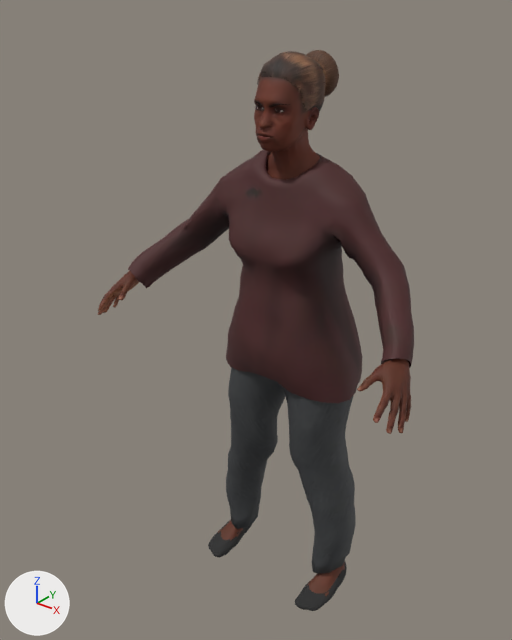
A saved change to the glTF model public/models/people/mh/n-grace.glb.
Camera for both pictures: a 50 mm lens placed at (1.042, -1.497, 1.713), pointed at (-0.056, -0.125, 0.862). The axes (+X, +Y, +Z) are drawn at lower left. The lights are the same throughout. The first picture is the older version. Vertices at exactly the same position are counted once.

Names of what the first picture shows: 'Human.janexx_old_female_sweater', 'Human.rehmanpolanski_hair_bun_brown', 'Human.toigo_ballet_flats', 'Human.toigo_wool_pants', 'n-grace_body'.
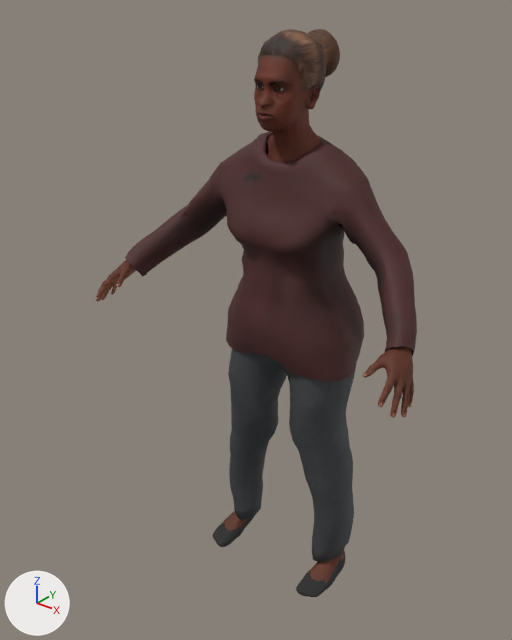
The change, as a diff of the scene's bpy script:
```diff
--- a/public/models/people/mh/n-grace.glb.py
+++ b/public/models/people/mh/n-grace.glb.py
@@ me_worn_out_sweater @@
-me_worn_out_sweater.from_pydata(...)  # 1602 vertices, 3112 faces; spans x -0.45..0.449, y -0.248..0.104, z -0.129..0.509
+me_worn_out_sweater.from_pydata(...)  # 1602 vertices, 3112 faces; spans x -0.455..0.455, y -0.251..0.1, z -0.098..0.513
+# me_worn_out_sweater part 1: 1594 of 1602 vertices moved; they spanned x -0.45..0.449, y -0.248..0.104, z -0.129..0.509 and now span x -0.455..0.455, y -0.251..0.1, z -0.098..0.513; mean shift (0.0, 0.0, 0.005); largest move (0.173, -0.073, 0.031) -> (0.165, -0.069, 0.064)
 me_worn_out_sweater.materials.append(mat_human_janexx_old_female_sweater)
@@ me_flats_ballet @@
-me_flats_ballet.from_pydata(...)  # 4548 vertices, 8940 faces; spans x -0.229..0.229, y -0.203..0.019, z -0.827..-0.764
+me_flats_ballet.from_pydata(...)  # 1573 vertices, 3000 faces; spans x -0.218..0.218, y -0.189..0.023, z -0.826..-0.765
+# me_flats_ballet part 2: 2273 vertices removed from x 0.144..0.229, y -0.203..0.019, z -0.827..-0.764; 791 vertices added at x 0.138..0.218, y -0.189..0.023, z -0.826..-0.765
+# me_flats_ballet part 3: 1 vertex moved within x -0.189, y 0.011, z -0.821; 2272 vertices removed from x -0.229..-0.144, y -0.203..0.019, z -0.827..-0.764; 779 vertices added at x -0.218..-0.138, y -0.189..0.023, z -0.826..-0.765
 me_flats_ballet.materials.append(mat_human_toigo_ballet_flats)
@@ me_pants_wool @@
-me_pants_wool.from_pydata(...)  # 1369 vertices, 2669 faces; spans x -0.229..0.229, y -0.159..0.101, z -0.758..0.111
+me_pants_wool.from_pydata(...)  # 1088 vertices, 1979 faces; spans x -0.218..0.218, y -0.146..0.1, z -0.76..0.132
+# me_pants_wool part 4: 1367 vertices removed from x -0.229..0.229, y -0.159..0.101, z -0.758..0.111; 1086 vertices added at x -0.218..0.218, y -0.146..0.1, z -0.76..0.132
 me_pants_wool.materials.append(mat_human_toigo_wool_pants)
@@ me_base @@
-me_base.from_pydata(...)  # 5369 vertices, 10400 faces; spans x -0.49..0.49, y -0.35..0.07, z -0.8..0.73
+me_base.from_pydata(...)  # 7993 vertices, 15658 faces; spans x -0.49..0.49, y -0.35..0.07, z -0.8..0.74
+# me_base part 5: 1066 vertices moved within x -0.49..0.49, y -0.35..0.02, z 0.02..0.7; 2085 vertices removed from x -0.49..0.49, y -0.35..0.02, z 0.01..0.73; 4686 vertices added at x -0.49..0.49, y -0.35..0.02, z 0.02..0.74
+# me_base part 6: 19 vertices moved within x -0.21..0.21, y -0.14..0.02, z -0.79..-0.76; 208 vertices removed from x -0.22..0.22, y -0.15..0.02, z -0.8..-0.73; 235 vertices added at x -0.21..0.21, y -0.14..0.02, z -0.8..-0.73
+# me_base part 7: 82 kept faces spanning x -0.48..0.47, y -0.35..-0.04, z 0.03..0.68 get new texture (UV) coordinates
+# other edits to the shape of me_base do not show in these pictures
 me_base.materials.append(mat_human_body)
@@ ob_human_janexx_old_female_sweater @@
 ob_human_janexx_old_female_sweater = bpy.data.objects.new('Human.janexx_old_female_sweater', me_worn_out_sweater)
-ob_human_janexx_old_female_sweater.location = (0.0, 0.0, 0.807)
+ob_human_janexx_old_female_sweater.location = (0.0, 0.0, 0.845)
@@ ob_human_rehmanpolanski_hair_bun_brown @@
 ob_human_rehmanpolanski_hair_bun_brown = bpy.data.objects.new('Human.rehmanpolanski_hair_bun_brown', me_hair_bun_brown)
-ob_human_rehmanpolanski_hair_bun_brown.location = (0.0, 0.0, 0.807)
+ob_human_rehmanpolanski_hair_bun_brown.location = (0.0, 0.0, 0.845)
@@ ob_human_toigo_ballet_flats @@
 ob_human_toigo_ballet_flats = bpy.data.objects.new('Human.toigo_ballet_flats', me_flats_ballet)
-ob_human_toigo_ballet_flats.location = (0.0, 0.0, 0.807)
+ob_human_toigo_ballet_flats.location = (0.0, 0.0, 0.845)
@@ ob_human_toigo_wool_pants @@
 ob_human_toigo_wool_pants = bpy.data.objects.new('Human.toigo_wool_pants', me_pants_wool)
-ob_human_toigo_wool_pants.location = (0.0, 0.0, 0.807)
+ob_human_toigo_wool_pants.location = (0.0, 0.0, 0.845)
@@ ob_n_grace_body @@
 ob_n_grace_body = bpy.data.objects.new('n-grace_body', me_base)
-ob_n_grace_body.location = (0.0, 0.0, 0.807)
+ob_n_grace_body.location = (0.0, 0.0, 0.845)
```

Changed parts and their boxes [x1, y1, x2, y2] in the pictures (512 x 640 px; the box of a moved part takes in the faces that stretch with it):
'Human.janexx_old_female_sweater', reshaped, moved
    before: [128, 150, 414, 403]
    after: [125, 131, 417, 381]
'Human.toigo_wool_pants', reshaped, moved
    before: [226, 367, 356, 574]
    after: [228, 348, 356, 562]
'n-grace_body', reshaped, moved
    before: [98, 77, 411, 596]
    after: [96, 55, 414, 583]
'Human.rehmanpolanski_hair_bun_brown', moved
    before: [258, 50, 339, 112]
    after: [258, 29, 340, 91]
'Human.toigo_ballet_flats', reshaped, moved (7% shorter)
    before: [208, 521, 347, 611]
    after: [213, 513, 345, 597]
part 2 of me_flats_ballet, reshaped
    before: [295, 562, 347, 611]
    after: [296, 551, 345, 597]
part 3 of me_flats_ballet, reshaped
    before: [208, 521, 252, 557]
    after: [213, 513, 254, 547]
part 5 of me_base, moved or reshaped
    before: [98, 77, 411, 434]
    after: [96, 55, 414, 418]
part 6 of me_base, moved or reshaped
    before: [218, 520, 345, 596]
    after: [222, 511, 345, 583]
part 7 of me_base, surface changed
    before: [257, 83, 317, 163]
    after: [99, 65, 315, 297]
